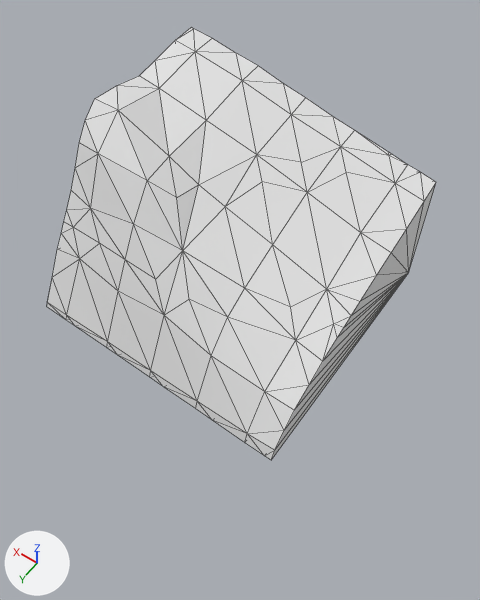
An edit to the glTF model assets/terrain/surface_pieces/surf_22_2.glb, drawn before and after from the same camera.
One viewpoint serves both versions: a 50 mm camera at (-2.17, 103.55, -20.34) aimed at (2.48, 97.04, -30.56). The axes (+X, +Y, +Z) are drawn at lower left. The lights are the same throughout. The older version comes first. Mesh edges are drawn as thin lines. Where no turn or scale is listed for an object, it has been applied to the vertices.

Names of what the first picture shows: 'geometry_0'.
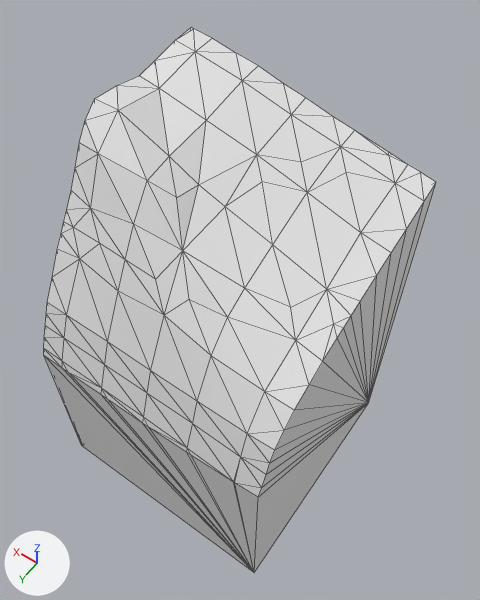
Where the change shows, as pixel boxes (x1, y1, x2, y2) in the pictures (480 x 600 px):
'geometry_0', reshaped (26% taller)
    before: (47, 27, 436, 460)
    after: (44, 27, 436, 572)
part 1 of me_geometry_0, built on
    before: (47, 183, 436, 460)
    after: (44, 183, 436, 572)

The change in detail:
me_geometry_0 is used by ob_geometry_0; location (0.0, 0.0, 0.0).
me_geometry_0 had 102 vertices, 200 faces and spanned x 0.0..5.0, y 95.0..99.68, z -30.0..-26.69.
me_geometry_0 now has 122 vertices, 240 faces and spans x 0.0..5.0, y 95.0..100.0, z -35.0..-26.69.
Part 1, on me_geometry_0:
13 vertices are removed from x 0.0..5.0, y 95.0..99.68, z -30.0.
72 faces are deleted.
1 vertex moves from x 0.13, y 99.68, z -30.0 to x 0.0, y 99.71, z -30.06.
33 vertices are added at x 0.0..5.0, y 95.0..100.0, z -35.0..-30.15.
112 new faces join them.
